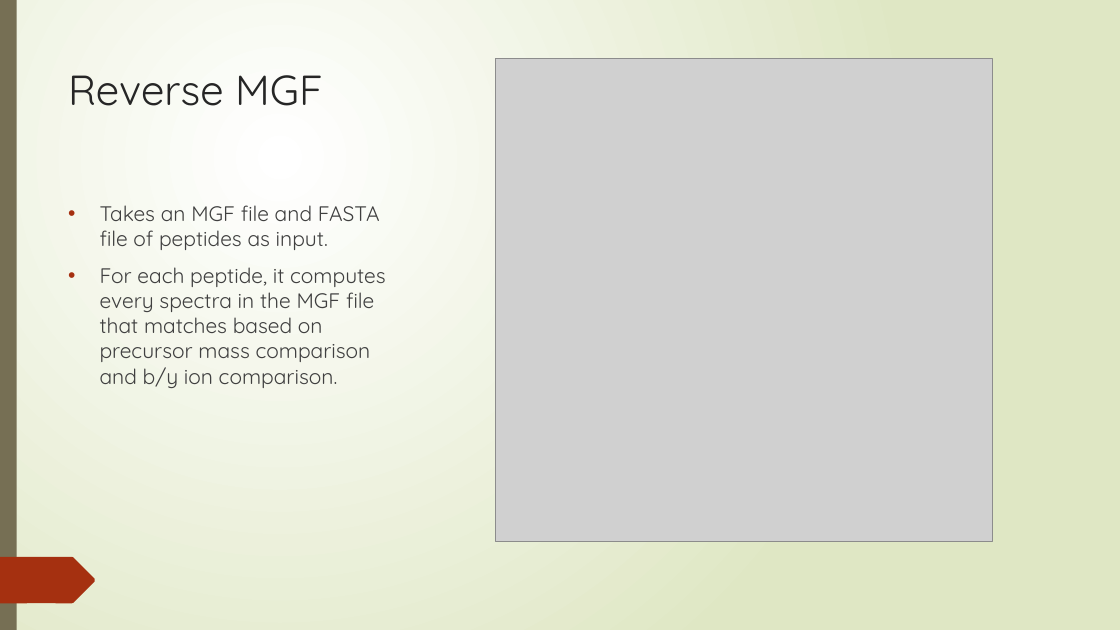
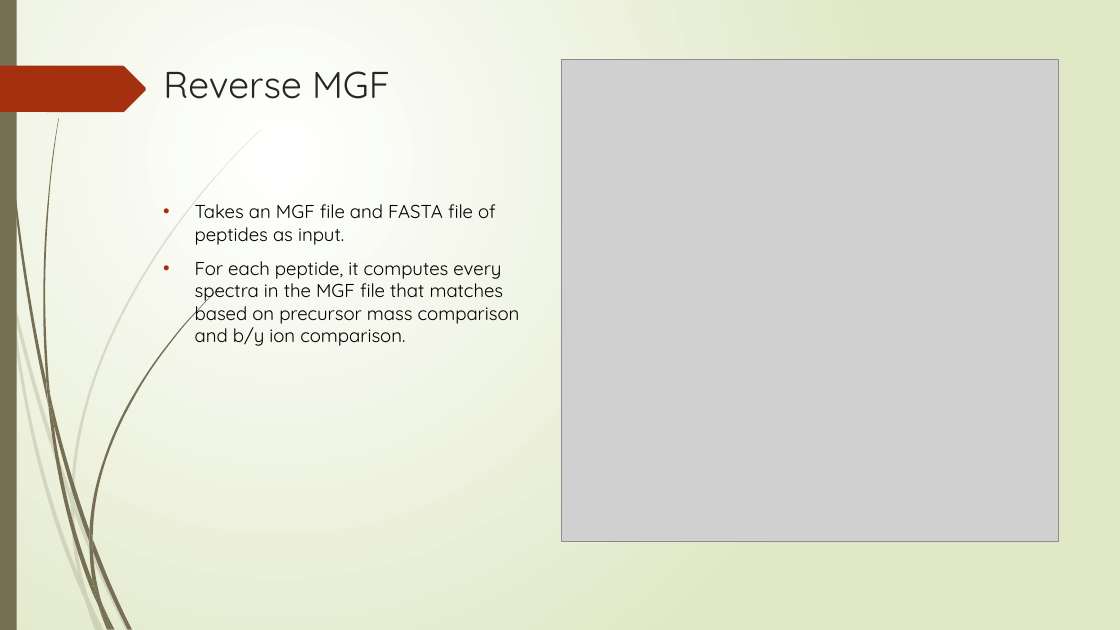
Before and after one commit to nhcha6/MersProject, a slide deck: slide 24 of SecondLabPresentation.pptx. Drawn at 1120x630 pixels with LibreOffice and Linux fonts; fonts in the diff are those of the drawing; grey boxes stand for pictures. Boxes give left, top, right and bottom in pixels: in the first picture for what was removed or moved away, otherwise in the second. Text is boxed around its words. In the diff, an @@ line names an element or a change of style, - is before the commit and + after.

Commit message:
updated presentation

```diff
--- a/SecondLabPresentation.pptx
+++ b/SecondLabPresentation.pptx
@@ rectangle removed at [0,0,1120,630] @@
@@ rectangle removed at [0,0,17,630] @@
@@ rectangle added at [0,0,17,630], fill #766F54 @@
@@ title "Reverse MGF": place and size @@
-title "Reverse MGF" at [68,75,323,106]
+title "Reverse MGF" at [163,71,390,99]
@@ title "Reverse MGF" at [163,71,390,99]: size 36 to 32 pt @@
@@ picture: place and size @@
-picture at [495,59,992,541]
+picture at [561,60,1059,542]
@@ text "Takes an MGF file and ...": place and size @@
-text "Takes an MGF file and ..." at [100,205,386,388]
+text "Takes an MGF file and ..." at [195,204,520,346]
@@ text "Takes an MGF file and ..." at [195,204,520,346]: size 18 to 16 pt, text colour #404040 to #000000 @@
@@ freeform shape removed at [0,557,96,603] @@
```
